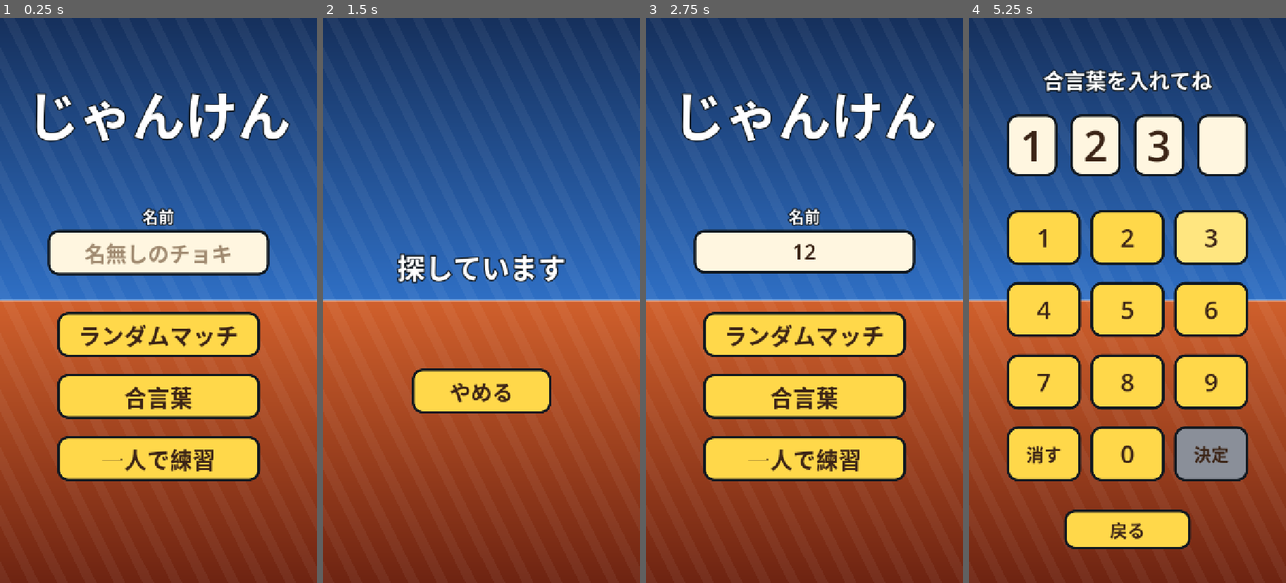
Above: before the commit, frames 1-4 (left to right).
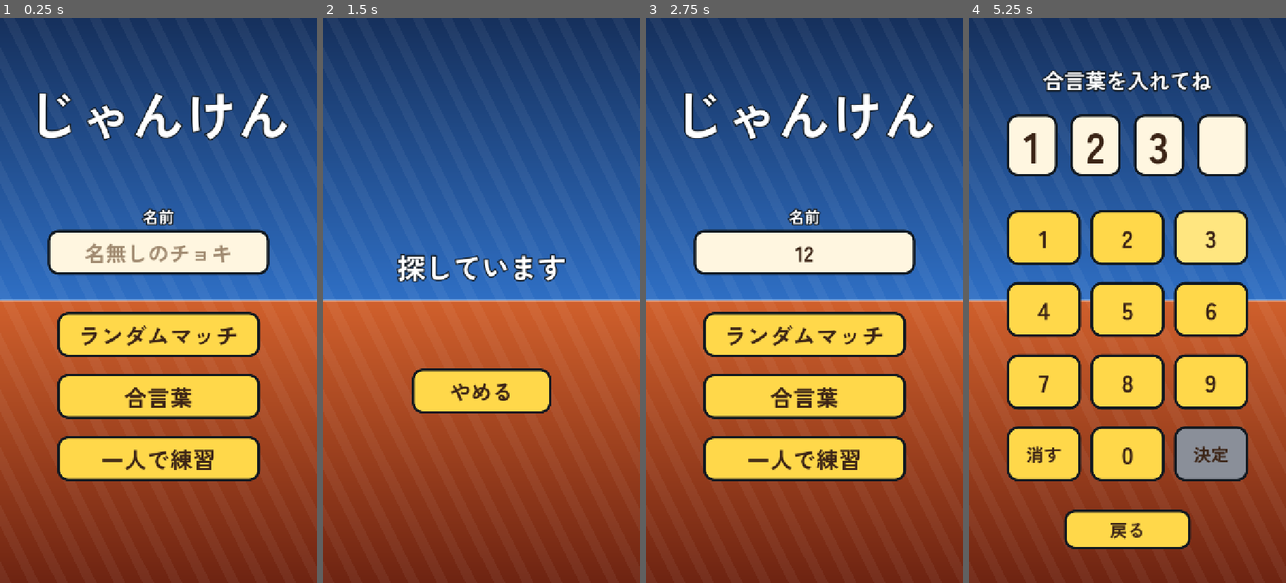
Above: after the commit, the same moments.

Repository: Omezi42/janken
Game: Godot game, scene res://scenes/main.tscn
Two runs of this game, one before a commit and one after it. Both use one fixed random seed, a clock stepped at 60 frames per second and the inputs below.
Inputs (mouse positions are in pixels of both pictures, inside the frame that each line leads up to):
- Up to frame 1 (0.25 s): no input
- Up to frame 2 (1.5 s): click (481, 255) at 0.52 s; type "12" at 0.6 s; click "ランダムマッチ" at 1.25 s
- Up to frame 3 (2.75 s): click "やめる" at 2 s
- Up to frame 4 (5.25 s): click "合言葉" at 2.75 s; click "1" at 3.5 s; click "2" at 4.25 s; click "3" at 5 s

The runs differ from the first frame. In frame 1, 3.9% of the frame differs, in the area x 10-92%, y 13-81%; in frame 2, 1.2%; in frame 3, 3.8%; in frame 4, 2.3%.

Commit message:
日本語フォント(Zen Kaku Gothic New Bold)を取り込み、全画面の既定のフォントにした
Co-Authored-By: Claude Opus 5.5 <noreply@anthropic.com>

Diff:
--- a/project.godot
+++ b/project.godot
@@ -23,6 +23,10 @@
 window/stretch/aspect="keep_width"
 window/handheld/orientation=1
 
+[gui]
+
+theme/custom_font="res://assets/fonts/ZenKakuGothicNew-Bold.ttf"
+
 [physics]
 
 3d/physics_engine="Jolt Physics"
Not shown, added: assets/fonts/LICENSE_ZenKakuGothicNew.txt
Binary file added: assets/fonts/ZenKakuGothicNew-Bold.ttf
Not shown, added: assets/fonts/ZenKakuGothicNew-Bold.ttf.import
Not shown, changed: docs/Architecture.md
Not shown, changed: docs/TODO.md
